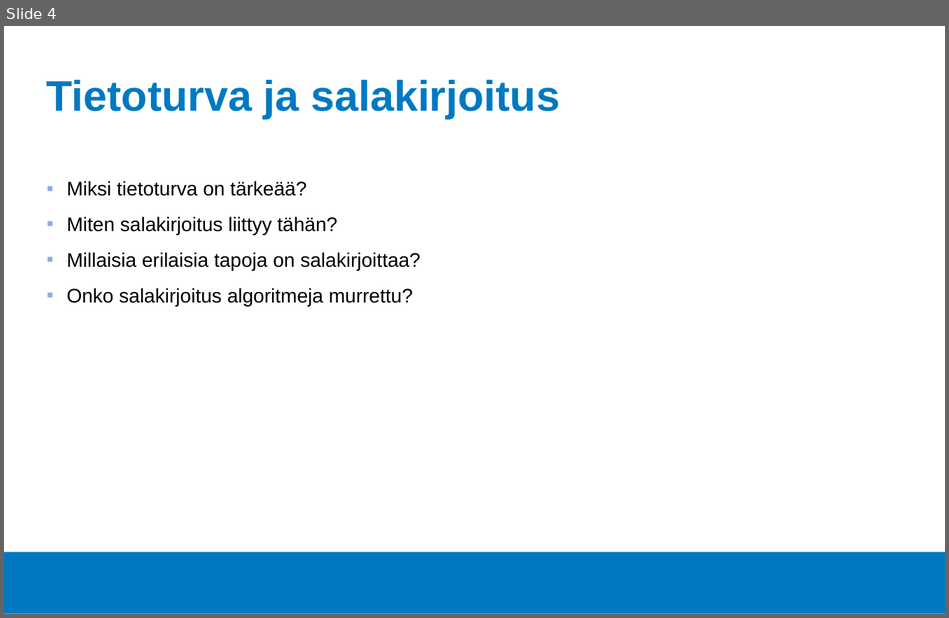
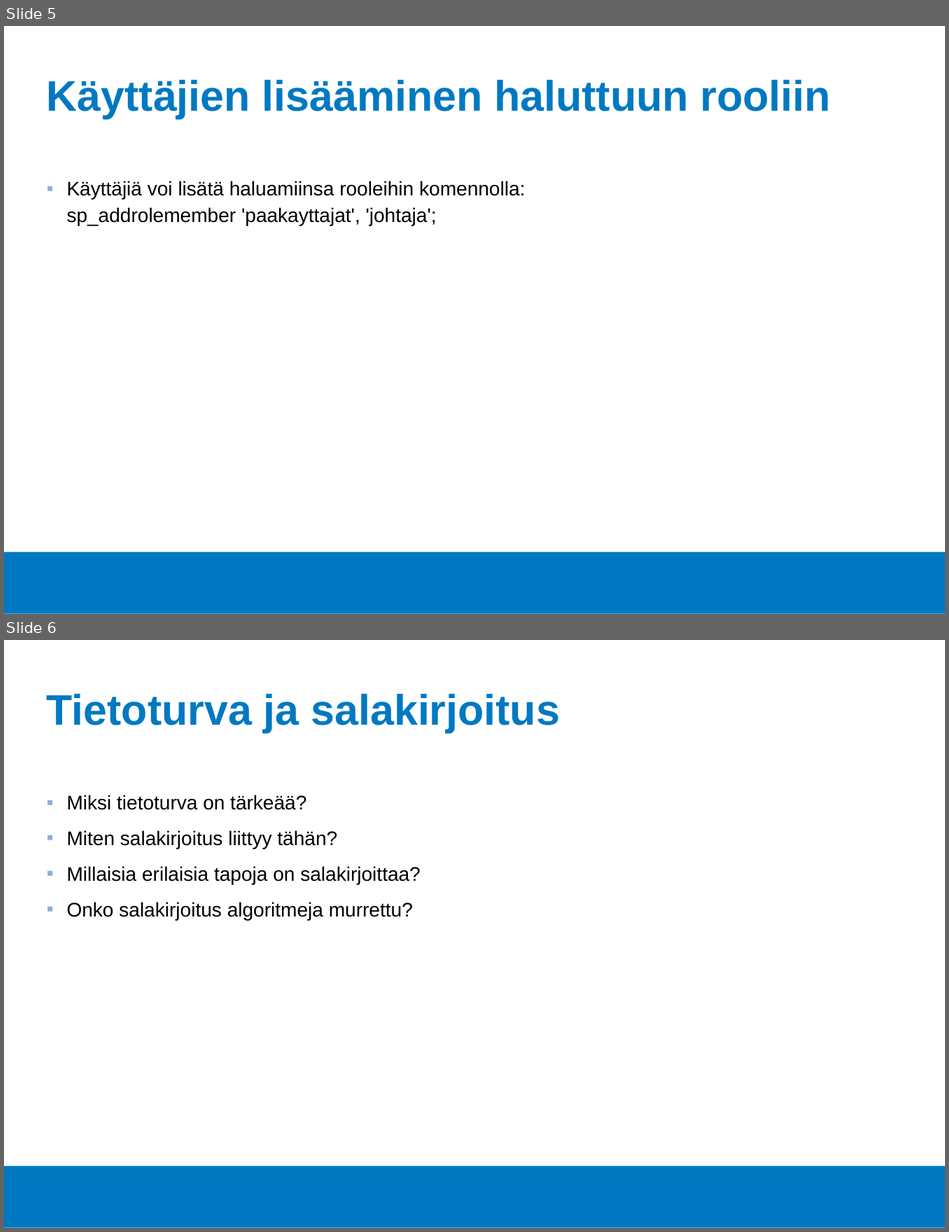
Before and after one commit to Tietokantahallinta/Tietokantahallinta.github.io, a slide deck: luennot/viikko03/Luentokalvot_03.odp. Shown one above the other, each under a label of ours: slide 4 before the commit, slides 5 and 6 after it. The pictures are 949x618 and 949x1232 pixels, drawn with LibreOffice and Linux fonts; fonts in the diff are those of the drawing; background and template pictures are left out. Boxes give left, top, right and bottom in pixels: in the first picture for what was removed or moved away, otherwise in the second. Text is boxed around its words. In the diff, an @@ line names an element or a change of style, - is before the commit and + after.

```diff
--- a/luennot/viikko03/Luentokalvot_03.odp
+++ b/luennot/viikko03/Luentokalvot_03.odp
@@ slide 5 added at <box>4,26,945,614</box>, background #FFFFFF; not listed: 1 template element that a slide beside it also shows @@
@@ title added at <box>47,79,831,118</box>, 36 pt, text #0079C2, bold @@
+Käyttäjien lisääminen haluttuun rooliin
@@ text added at <box>67,181,525,226</box>, 16.6 pt, text #000000 @@
+▪ Käyttäjiä voi lisätä haluamiinsa rooleihin komennolla:
+  sp_addrolemember 'paakayttajat', 'johtaja';
@@ what was slide 4 is now slide 6 @@
```
Also in this commit, not shown: 4 slides changed, 1 other slide added, 3 other files.
